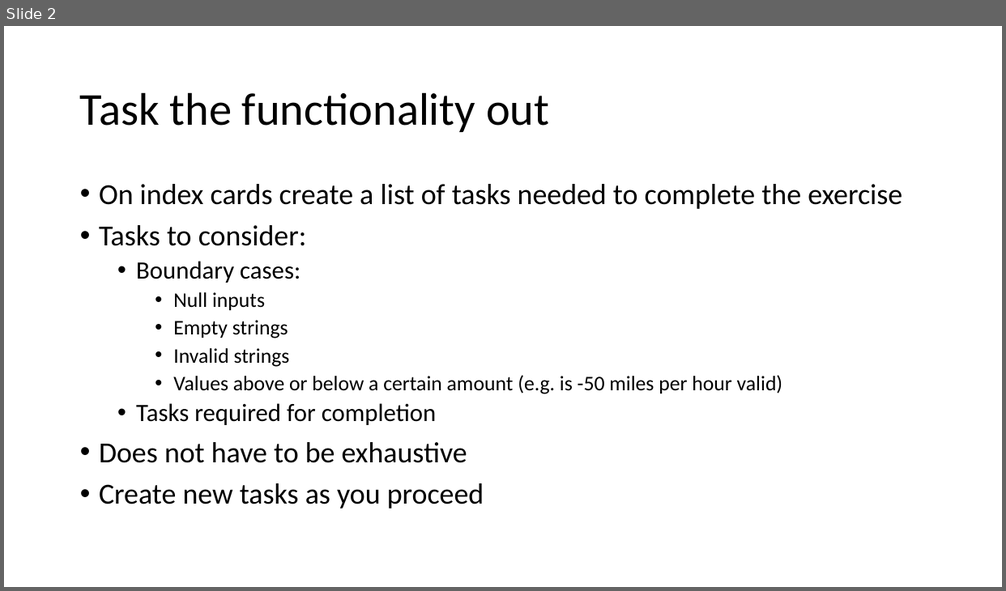
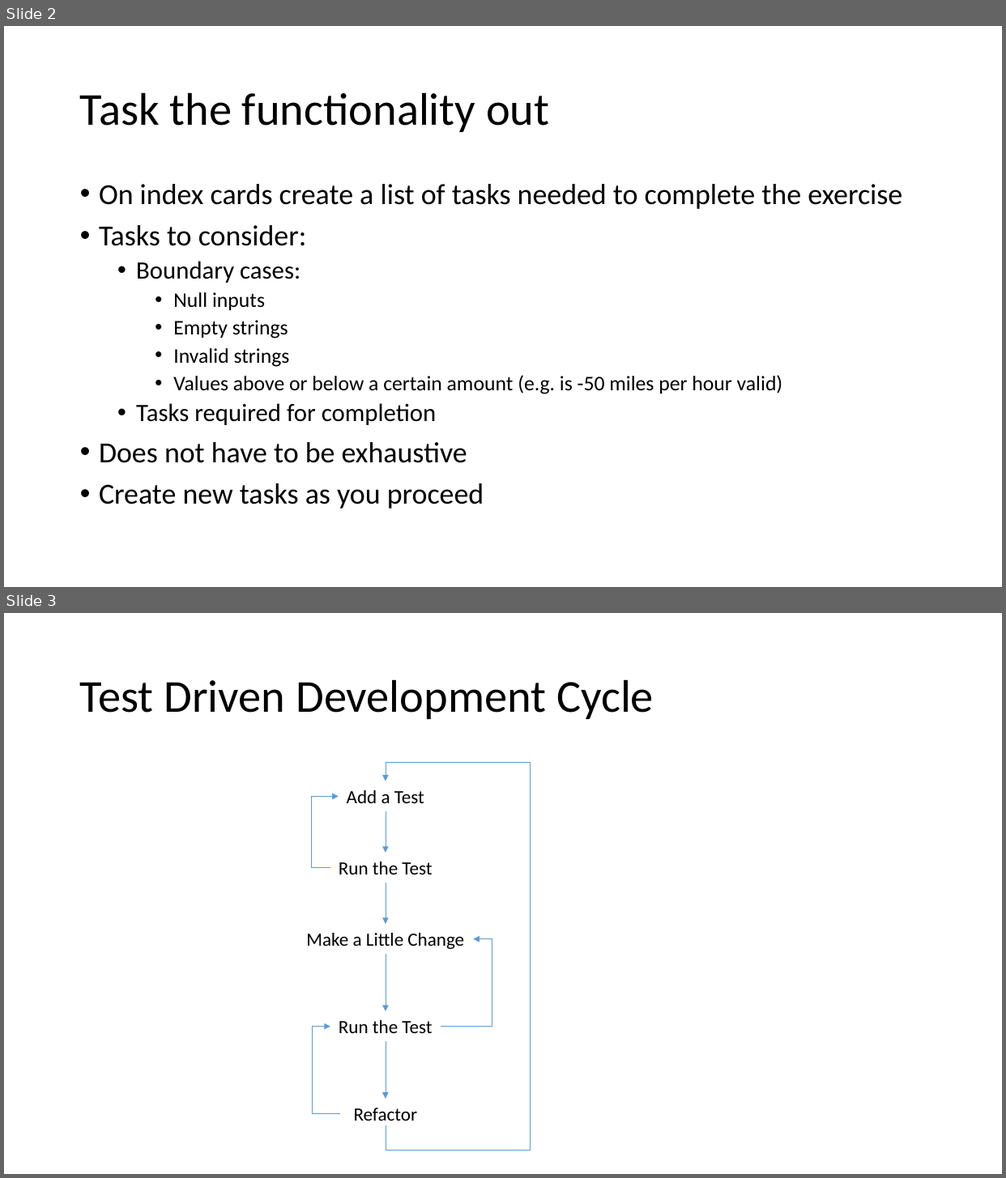
Before and after one commit to LlanddewiLovesYou/TDD_Darts, a slide deck: curriculum.pptx. Shown one above the other, each under a label of ours: slide 2 before the commit, slides 2 and 3 after it. The pictures are 1006x591 and 1006x1178 pixels, drawn with LibreOffice and Linux fonts; fonts in the diff are those of the drawing. Boxes give left, top, right and bottom in pixels: in the first picture for what was removed or moved away, otherwise in the second. Text is boxed around its words. In the diff, an @@ line names an element or a change of style, - is before the commit and + after.

```diff
--- a/curriculum.pptx
+++ b/curriculum.pptx
@@ slide 3 added at <box>4,613,1002,1174</box>, background #FFFFFF @@
@@ title added at <box>80,679,654,719</box>, 44 pt, text #000000 @@
+Test Driven Development Cycle
@@ elbow arrow added from (386, 1126) to (386, 781), #5B9BD5 0.5 pt @@
@@ elbow arrow added from (330, 867) to (339, 796), #5B9BD5 0.5 pt @@
@@ text added at <box>347,790,424,803</box>, 18 pt, text #000000 @@
+Add a Test
@@ arrow added from (386, 811) to (386, 853), #5B9BD5 0.5 pt @@
@@ text added at <box>339,862,432,875</box>, 18 pt, text #000000 @@
+Run the Test
@@ arrow added from (386, 884) to (386, 924), #5B9BD5 0.5 pt @@
@@ text added at <box>306,933,464,949</box>, 18 pt, text #000000 @@
+Make a Little Change
@@ elbow arrow added from (441, 1027) to (473, 939), #5B9BD5 0.5 pt @@
@@ arrow added from (386, 954) to (386, 1012), #5B9BD5 0.5 pt @@
@@ text added at <box>339,1020,432,1033</box>, 18 pt, text #000000 @@
+Run the Test
@@ elbow arrow added from (340, 1114) to (330, 1027), #5B9BD5 0.5 pt @@
@@ arrow added from (386, 1042) to (386, 1099), #5B9BD5 0.5 pt @@
@@ text added at <box>354,1108,418,1127</box>, 18 pt, text #000000 @@
+Refactor
```
Also in this commit, not shown: 2 slides changed, 3 other slides added, 2 other files.
